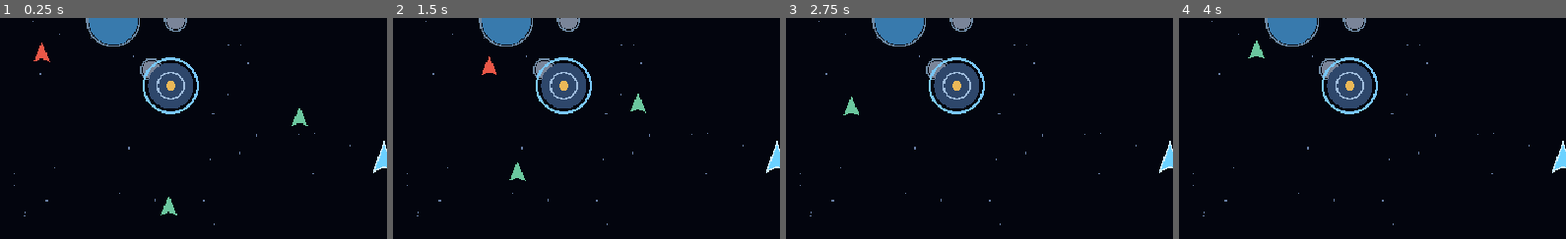
Above: before the commit, frames 1-4 (left to right).
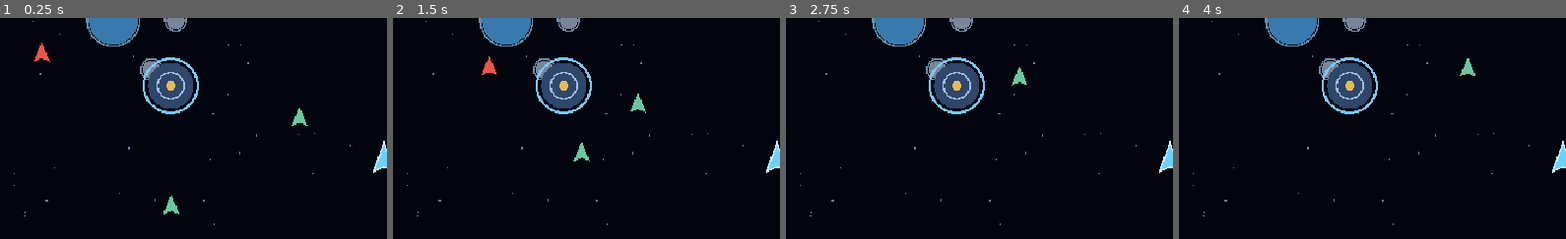
Above: after the commit, the same moments.

Repository: DARTVADER1-DROID/Star-Forge
Game: Godot game, scene res://scenes/main.tscn
The game is run twice, just before and just after one commit, with the same random seed, the same clock (stepped at 60 frames per second) and the same inputs.
Inputs (mouse positions are % of the whole screen's width and height, from its top left):
- Up to frame 1 (0.25 s): no input
- Up to frame 2 (1.5 s): move the mouse to (72, 45) at 0.52 s; click (72, 45) at 0.67 s; drag from (29, 55) to (12, 29) at 1.27 s
- Up to frame 3 (2.75 s): move the mouse to (60, 28) at 2.02 s; click (60, 28) at 2.17 s
- Up to frame 4 (4 s): drag from (45, 70) to (19, 35) at 2.77 s; move the mouse to (80, 65) at 3.52 s; click (80, 65) at 3.67 s
The pictures show only the part of the screen within x 0-50%, y 18-68%; the shares and areas given below are measured in that part.

The runs differ from the first frame. In frame 1, 0.1% of the frame differs, in the area x 41-47%, y 80-90%; in frame 2, 0.3%, in the area x 30-51%, y 56-74%; in frame 3, 0.3%; in frame 4, 0.3%.

Commit message:
Add NPC salvage collection and destruction drops

Diff:
--- a/scripts/npc/npc_ship.gd
+++ b/scripts/npc/npc_ship.gd
@@ -15,7 +15,10 @@
 var target: Node2D
 var projectile_container: Node2D
 var drop_container: Node2D
+var loot_enabled := false
+var cargo_capacity := 100
 var _fire_timer := 0.0
+var _loot_timer := 0.0
 var _phase := 0.0
 
 func _ready() -> void:
@@ -26,6 +29,7 @@
         queue_free()
         return
     hull = float(design.get("base_hull",65.0))
+    cargo_capacity = int(design.get("cargo_capacity",50))
     _phase = float(get_instance_id() % 1000) / 1000.0 * TAU
     var manifest: Dictionary = role.get("manifest", {})
     var random := RandomNumberGenerator.new()
@@ -42,6 +46,10 @@
         return
     energy = minf(100.0,energy + 12.0 * delta)
     _fire_timer = maxf(0.0,_fire_timer-delta)
+    _loot_timer = maxf(0.0,_loot_timer-delta)
+    if loot_enabled and _loot_timer <= 0.0:
+        _try_collect_salvage()
+        _loot_timer = 0.4
     var goal := station_position
     if role_id == "pirate" and is_instance_valid(target):
         goal = target.global_position
@@ -76,6 +84,25 @@
     shot.from_player = false
     shot.speed = 230.0
 
+func _try_collect_salvage() -> void:
+    if not is_instance_valid(drop_container):
+        return
+    var used := 0
+    for cargo_id: String in cargo:
+        used += int(cargo[cargo_id]) * int(ContentDatabase.get_item(cargo_id).get("cargo_units_per_item",1))
+    for node: Node in drop_container.get_children():
+        if not node is CargoDrop:
+            continue
+        var crate := node as CargoDrop
+        if global_position.distance_to(crate.global_position) > 28.0:
+            continue
+        var item := ContentDatabase.get_item(crate.item_id)
+        var volume := int(item.get("cargo_units_per_item",1)) * crate.quantity
+        if used + volume <= cargo_capacity:
+            cargo[crate.item_id] = int(cargo.get(crate.item_id,0)) + crate.quantity
+            crate.queue_free()
+            break
+
 func _drop_cargo() -> void:
     if not is_instance_valid(drop_container):
         return
@@ -88,6 +115,14 @@
         drop.quantity = amount
         drop_container.add_child(drop)
         drop.global_position = global_position
+    var random := RandomNumberGenerator.new()
+    random.randomize()
+    if random.randf() < 0.35:
+        var weapon_drop := preload("res://scenes/cargo_drop.tscn").instantiate() as CargoDrop
+        weapon_drop.item_id = "weapon_salvage"
+        weapon_drop.quantity = 1
+        drop_container.add_child(weapon_drop)
+        weapon_drop.global_position = global_position
 
 func _draw() -> void:
     var tint := Color(0.92,0.34,0.28) if role_id=="pirate" else Color(0.42,0.78,0.62)
